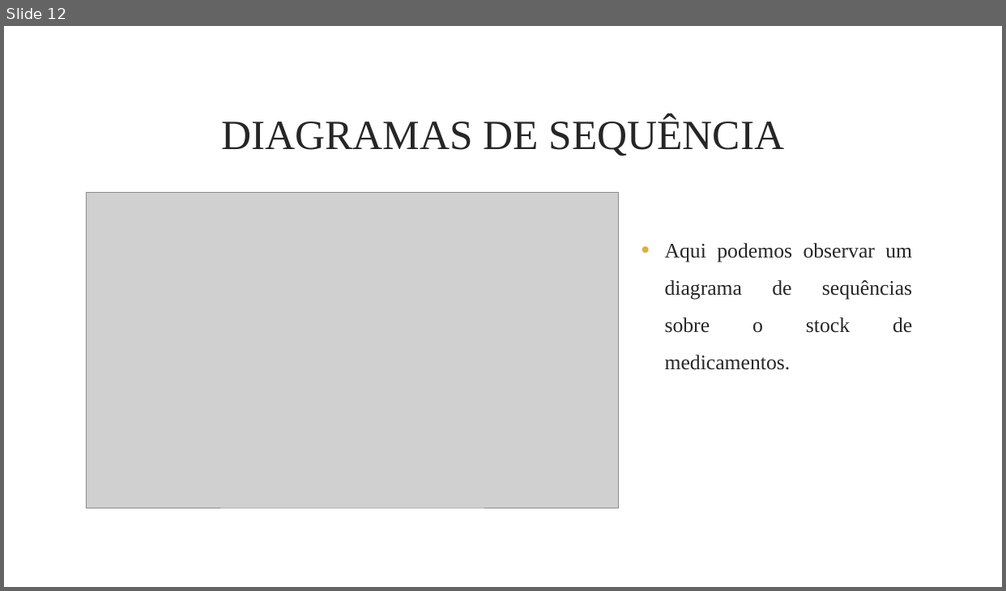
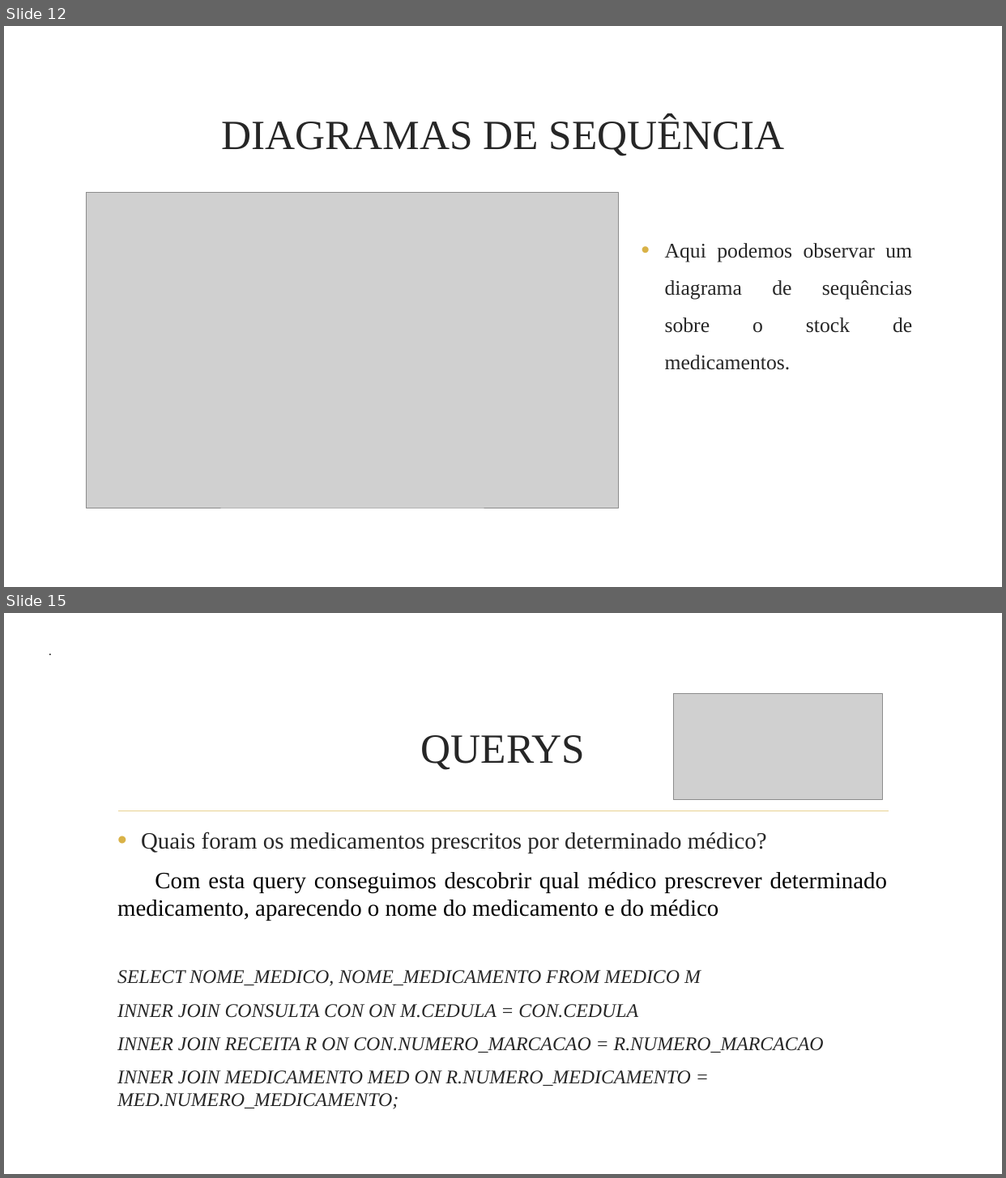
Before and after one commit to marcelo09714/registo-cl-nico-electr-nico-, a slide deck: Apresentação.pptx. Shown one above the other, each under a label of ours: slide 12 before the commit, slides 12 and 15 after it; the slides between them are not shown. The pictures are 1006x591 and 1006x1178 pixels, drawn with LibreOffice and Linux fonts; fonts in the diff are those of the drawing; grey boxes stand for pictures; background and template pictures are left out. Boxes give left, top, right and bottom in pixels: in the first picture for what was removed or moved away, otherwise in the second. Text is boxed around its words. In the diff, an @@ line names an element or a change of style, - is before the commit and + after.

```diff
--- a/Apresentação.pptx
+++ b/Apresentação.pptx
@@ slide 15 added at [4, 613, 1002, 1174], background picture (left out) @@
@@ text added at [23, 639, 59, 662], 12 pt, text #000000 @@
+.
@@ picture added at [673, 693, 882, 800] @@
@@ title added at [421, 735, 585, 770], 40 pt, text #262626 @@
+QUERYS
@@ line added from (118, 811) to (889, 811), #E8D191 1.25 pt @@
@@ text added at [117, 832, 887, 1110], 18.6 pt, text #262626, italic @@
+• Quais foram os medicamentos prescritos por determinado médico?
+Com esta query conseguimos descobrir qual médico prescrever determinado medicamento, aparecendo o nome do medicamento e do médico
+SELECT NOME_MEDICO, NOME_MEDICAMENTO FROM MEDICO M
+INNER JOIN CONSULTA CON ON M.CEDULA = CON.CEDULA
+INNER JOIN RECEITA R ON CON.NUMERO_MARCACAO = R.NUMERO_MARCACAO
+INNER JOIN MEDICAMENTO MED ON R.NUMERO_MEDICAMENTO = MED.NUMERO_MEDICAMENTO;
```
Also in this commit, not shown: 2 slides changed, 2 other slides added, 1 slide removed, 1 other file.
